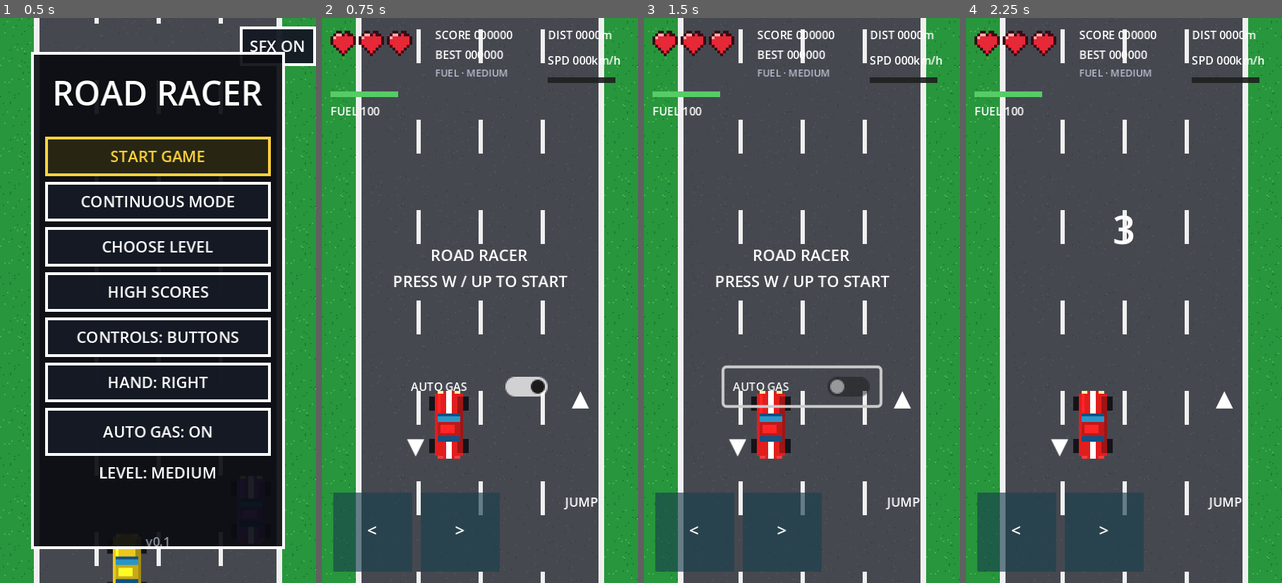
Above: before the commit, frames 1-4 (left to right).
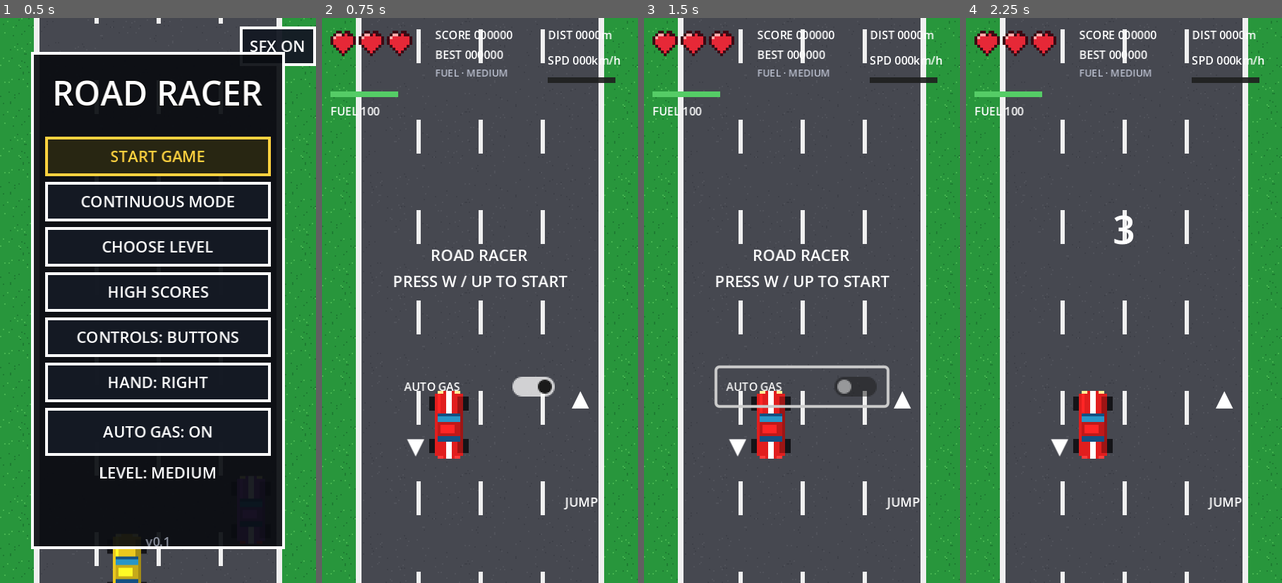
Above: after the commit, the same moments.

Repository: WhySamir/ROAD_RACER
Game: Godot game, scene res://scenes/main_menu.tscn
The game is run twice, just before and just after one commit, with the same random seed, the same clock (stepped at 60 frames per second) and the same inputs.
Inputs (mouse positions are in pixels of both pictures, inside the frame that each line leads up to):
- Up to frame 1 (0.5 s): no input
- Up to frame 2 (0.75 s): click "START GAME" at 0.5 s
- Up to frame 3 (1.5 s): click "AUTO GAS" at 1.25 s
- Up to frame 4 (2.25 s): tap W at 2 s; move the mouse to (1193, 272) at 2.02 s; hold Right (steer_right) from 2.03 s (still down); tap Space (jump) at 2.1 s; click (1193, 272) at 2.17 s

Frame 1 is identical in both runs. In frame 2, 7.4% of the frame differs, in the area x 3-74%, y 63-98%; in frame 3, 7.6%, in the area x 3-78%, y 61-98%; in frame 4, 6.9%.

Commit message:
Rework touch controls: half-screen steering with multi-touch, on-screen pedals, and pause-safe input cleanup

Diff:
--- a/scenes/touch_controls.tscn
+++ b/scenes/touch_controls.tscn
@@ -1,12 +1,6 @@
-[gd_scene load_steps=9 format=3]
+[gd_scene load_steps=5 format=3]
 
 [ext_resource type="Script" path="res://scripts/touch_controls.gd" id="1_touch"]
-
-[sub_resource type="RectangleShape2D" id="RectangleShape2D_left"]
-size = Vector2(56, 56)
-
-[sub_resource type="RectangleShape2D" id="RectangleShape2D_right"]
-size = Vector2(56, 56)
 
 [sub_resource type="RectangleShape2D" id="RectangleShape2D_jump"]
 size = Vector2(64, 64)
@@ -21,7 +15,7 @@
 layer = 0
 script = ExtResource("1_touch")
 
-[node name="ControlsMargin" type="MarginContainer" parent="."]
+[node name="SwipeArea" type="Control" parent="."]
 layout_mode = 3
 anchors_preset = 15
 anchor_right = 1.0
@@ -29,31 +23,6 @@
 grow_horizontal = 2
 grow_vertical = 2
 mouse_filter = 2
-
-[node name="SwipeArea" type="Control" parent="."]
-layout_mode = 3
-anchors_preset = 15
-anchor_right = 1.0
-anchor_bottom = 1.0
-grow_horizontal = 2
-grow_vertical = 2
-mouse_filter = 0
-
-[node name="GasButton" type="Control" parent="SwipeArea"]
-layout_mode = 0
-offset_left = 136.0
-offset_top = 276.0
-offset_right = 200.0
-offset_bottom = 332.0
-mouse_filter = 0
-
-[node name="BrakeButton" type="Control" parent="SwipeArea"]
-layout_mode = 0
-offset_left = 136.0
-offset_top = 340.0
-offset_right = 200.0
-offset_bottom = 396.0
-mouse_filter = 0
 
 [node name="ButtonScheme" type="Control" parent="."]
 visible = false
@@ -64,52 +33,6 @@
 grow_horizontal = 2
 grow_vertical = 2
 mouse_filter = 2
-
-[node name="LeftBack" type="ColorRect" parent="ButtonScheme"]
-offset_left = 8.0
-offset_top = 336.0
-offset_right = 64.0
-offset_bottom = 392.0
-color = Color(0.1, 0.25, 0.3, 0.65)
-mouse_filter = 2
-
-[node name="RightBack" type="ColorRect" parent="ButtonScheme"]
-offset_left = 70.0
-offset_top = 336.0
-offset_right = 126.0
-offset_bottom = 392.0
-color = Color(0.1, 0.25, 0.3, 0.65)
-mouse_filter = 2
-
-[node name="Left" type="TouchScreenButton" parent="ButtonScheme"]
-position = Vector2(36, 364)
-shape = SubResource("RectangleShape2D_left")
-shape_centered = true
-action = "steer_left"
-
-[node name="Label" type="Label" parent="ButtonScheme/Left"]
-offset_left = -18.0
-offset_top = -10.0
-offset_right = 18.0
-offset_bottom = 10.0
-theme_override_font_sizes/font_size = 12
-text = "<"
-horizontal_alignment = 1
-
-[node name="Right" type="TouchScreenButton" parent="ButtonScheme"]
-position = Vector2(98, 364)
-shape = SubResource("RectangleShape2D_right")
-shape_centered = true
-action = "steer_right"
-
-[node name="Label" type="Label" parent="ButtonScheme/Right"]
-offset_left = -18.0
-offset_top = -10.0
-offset_right = 18.0
-offset_bottom = 10.0
-theme_override_font_sizes/font_size = 12
-text = ">"
-horizontal_alignment = 1
 
 [node name="Jump" type="TouchScreenButton" parent="ButtonScheme"]
 position = Vector2(184, 344)
@@ -175,22 +98,13 @@
 mouse_filter = 2
 
 [node name="AutoAccelerate" type="CheckButton" parent="Options"]
-offset_left = 58.0
+offset_left = 52.0
 offset_top = 238.0
-offset_right = 168.0
+offset_right = 172.0
 offset_bottom = 264.0
 theme_override_font_sizes/font_size = 8
 text = "AUTO GAS"
 button_pressed = false
-
-[node name="Overlay" type="Control" parent="."]
-layout_mode = 3
-anchors_preset = 15
-anchor_right = 1.0
-anchor_bottom = 1.0
-grow_horizontal = 2
-grow_vertical = 2
-mouse_filter = 2
 
 [node name="HintOverlay" type="Control" parent="."]
 visible = false
@@ -219,7 +133,7 @@
 offset_bottom = 142.0
 theme_override_colors/font_color = Color(1, 0.824, 0.247, 1)
 theme_override_font_sizes/font_size = 12
-text = "SWIPE CONTROLS"
+text = "TOUCH CONTROLS"
 horizontal_alignment = 1
 
 [node name="Steer" type="Label" parent="HintOverlay"]
@@ -228,8 +142,8 @@
 offset_right = 212.0
 offset_bottom = 172.0
 theme_override_colors/font_color = Color(1, 1, 1, 1)
-theme_override_font_sizes/font_size = 11
-text = "◄ SWIPE ►  STEER"
+theme_override_font_sizes/font_size = 10
+text = "TOUCH LEFT / RIGHT SIDE TO STEER"
 horizontal_alignment = 1
 
 [node name="Jump" type="Label" parent="HintOverlay"]
@@ -239,7 +153,7 @@
 offset_bottom = 196.0
 theme_override_colors/font_color = Color(1, 1, 1, 1)
 theme_override_font_sizes/font_size = 11
-text = "▲ SWIPE UP  JUMP"
+text = "SWIPE UP  JUMP"
 horizontal_alignment = 1
 
 [node name="Pedals" type="Label" parent="HintOverlay"]
--- a/scripts/touch_controls.gd
+++ b/scripts/touch_controls.gd
@@ -1,11 +1,12 @@
 extends CanvasLayer
 
-## Touch/mouse input for mobile. Both control schemes emit the shared InputMap
-## actions (steer_left, steer_right, accelerate, brake, jump) so player.gd only
-## ever reads Input actions. Layout is recomputed from ScreenMetrics.view_size so
-## controls stay pinned to the bottom corners of any phone or tablet canvas.
-
-const SWIPE_DEAD_ZONE_PX: float = 14.0
+## Touch/mouse input for mobile.
+##
+## Steering is screen-wide: touching or holding the left half of the screen
+## steers left, the right half steers right, and dragging across the middle
+## switches sides. Multiple fingers work (steer left while holding gas), and a
+## touch that starts on the gas, brake or jump button never steers.
+
 const SWIPE_JUMP_DISTANCE_PX: float = 40.0
 const JUMP_HOLD_FRAMES: int = 2
 const GLOW_MIN_ALPHA: float = 0.45
@@ -13,32 +14,30 @@
 const GLOW_PULSE_SPEED: float = 7.0
 const HINT_DURATION: float = 3.0
 
-const STEER_LEFT_OFFSET: float = 36.0
-const STEER_RIGHT_OFFSET: float = 98.0
-const STEER_BOTTOM_OFFSET: float = 36.0
-const STEER_BUTTON_SIZE: float = 56.0
 const JUMP_RIGHT_OFFSET: float = 40.0
 const JUMP_BOTTOM_OFFSET: float = 56.0
 const GAS_OFFSET: Vector2 = Vector2(0.0, -78.0)
 const BRAKE_OFFSET: Vector2 = Vector2(-117.0, -44.0)
 const PEDAL_HALF_SIZE: Vector2 = Vector2(28.0, 21.0)
-const SWIPE_ZONE_PADDING: float = 8.0
+const JUMP_HALF_SIZE: Vector2 = Vector2(32.0, 32.0)
+const PEDAL_ZONE_PADDING: float = 8.0
+const JUMP_ZONE_PADDING: float = 4.0
 
 const HINT_TOP_RATIO: float = 0.22
 const HINT_ROW_HEIGHT: float = 24.0
 const HINT_SIDE_MARGIN: float = 12.0
 const OPTIONS_Y_RATIO: float = 0.62
-const OPTIONS_SIZE: Vector2 = Vector2(110.0, 26.0)
+const OPTIONS_SIZE: Vector2 = Vector2(120.0, 26.0)
+
+const LEFT_SIDE: int = -1
+const NO_SIDE: int = 0
+const RIGHT_SIDE: int = 1
 
 @onready var _swipe_area: Control = $SwipeArea
 @onready var _button_scheme: Control = $ButtonScheme
-@onready var _steer_left: TouchScreenButton = $ButtonScheme/Left
-@onready var _steer_right: TouchScreenButton = $ButtonScheme/Right
 @onready var _jump: TouchScreenButton = $ButtonScheme/Jump
 @onready var _gas: TouchScreenButton = $ButtonScheme/Gas
 @onready var _brake: TouchScreenButton = $ButtonScheme/Brake
-@onready var _left_back: ColorRect = $ButtonScheme/LeftBack
-@onready var _right_back: ColorRect = $ButtonScheme/RightBack
 @onready var _jump_glow: ColorRect = $ButtonScheme/Jump/Glow
 @onready var _auto_toggle: CheckButton = $Options/AutoAccelerate
 @onready var _options: Control = $Options
@@ -53,11 +52,14 @@
 
 var auto_accelerate: bool = false
 
+var _touch_sides: Dictionary = {}
+var _touch_pedals: Dictionary = {}
+var _left_holds: int = 0
+var _right_holds: int = 0
 var _swipe_index: int = -1
 var _swipe_start: Vector2 = Vector2.ZERO
 var _swipe_jump_used: bool = false
-var _swipe_accelerating: bool = false
-var _swipe_braking: bool = false
+var _jump_zone: Rect2 = Rect2()
 var _gas_zone: Rect2 = Rect2()
 var _brake_zone: Rect2 = Rect2()
 var _jump_hold_frames: int = 0
@@ -94,23 +96,20 @@
 	_update_auto_accelerate()
 
 func _input(event: InputEvent) -> void:
-	if not _swipe_area.visible:
+	if get_tree().paused:
 		return
 	if event is InputEventScreenTouch:
 		var touch: InputEventScreenTouch = event
 		if touch.pressed:
-			if _swipe_index != -1:
-				return
 			if _hint_overlay.visible:
 				_dismiss_hint()
 				return
-			_begin_swipe(touch.index, touch.position)
-		elif touch.index == _swipe_index:
-			_end_swipe()
+			_begin_touch(touch.index, touch.position)
+		else:
+			_end_touch(touch.index)
 	elif event is InputEventScreenDrag:
 		var drag: InputEventScreenDrag = event
-		if drag.index == _swipe_index:
-			_update_swipe(drag.position)
+		_update_touch(drag.index, drag.position)
 
 func _notification(what: int) -> void:
 	if what == NOTIFICATION_APPLICATION_FOCUS_OUT:
@@ -123,6 +122,113 @@
 			_paused_by_focus = false
 			get_tree().paused = false
 			AudioManager.set_paused(false)
+	elif what == NOTIFICATION_PAUSED:
+		# A finger held during pause never sends its release, so drop all holds.
+		_clear_touches()
+
+func _begin_touch(index: int, position: Vector2) -> void:
+	if _touch_sides.has(index) or _touch_pedals.has(index):
+		return
+	if _is_swipe_scheme():
+		if _gas_zone.has_point(position):
+			_hold_pedal(index, &"accelerate")
+			return
+		if _brake_zone.has_point(position):
+			_hold_pedal(index, &"brake")
+			return
+	elif _jump_zone.has_point(position) or _gas_zone.has_point(position) or _brake_zone.has_point(position):
+		# The on-screen pedals and jump button own these touches.
+		return
+	_begin_steer(index, position)
+
+func _update_touch(index: int, position: Vector2) -> void:
+	if _touch_sides.has(index):
+		_apply_steer(index, position)
+		if index == _swipe_index:
+			_check_swipe_jump(position)
+
+func _end_touch(index: int) -> void:
+	if _touch_sides.has(index):
+		_set_steer_side(index, NO_SIDE)
+		_touch_sides.erase(index)
+	if _touch_pedals.has(index):
+		Input.action_release(_touch_pedals[index] as StringName)
+		_touch_pedals.erase(index)
+	if index == _swipe_index:
+		_swipe_index = -1
+		_swipe_jump_used = false
+
+func _begin_steer(index: int, position: Vector2) -> void:
+	_touch_sides[index] = NO_SIDE
+	_apply_steer(index, position)
+	# The first finger owns the swipe-up gesture; extra fingers only steer.
+	if _is_swipe_scheme() and _swipe_index == -1:
+		_swipe_index = index
+		_swipe_start = position
+		_swipe_jump_used = false
+
+func _apply_steer(index: int, position: Vector2) -> void:
+	var side: int = LEFT_SIDE if position.x < ScreenMetrics.view_size.x * 0.5 else RIGHT_SIDE
+	if int(_touch_sides.get(index, NO_SIDE)) == side:
+		return
+	_set_steer_side(index, side)
+
+## Ref-counted so two fingers on the same side keep steering until both lift.
+func _set_steer_side(index: int, side: int) -> void:
+	var previous: int = int(_touch_sides.get(index, NO_SIDE))
+	if previous == side:
+		return
+	if previous == LEFT_SIDE:
+		_left_holds = maxi(_left_holds - 1, 0)
+	elif previous == RIGHT_SIDE:
+		_right_holds = maxi(_right_holds - 1, 0)
+	_touch_sides[index] = side
+	if side == LEFT_SIDE:
+		_left_holds += 1
+	elif side == RIGHT_SIDE:
+		_right_holds += 1
+	_sync_steer_actions()
+
+func _sync_steer_actions() -> void:
+	if _left_holds > 0:
+		Input.action_press("steer_left")
+	else:
+		Input.action_release("steer_left")
+	if _right_holds > 0:
+		Input.action_press("steer_right")
+	else:
+		Input.action_release("steer_right")
+
+func _check_swipe_jump(position: Vector2) -> void:
+	if _swipe_jump_used:
+		return
+	if _swipe_start.y - position.y < SWIPE_JUMP_DISTANCE_PX:
+		return
+	_swipe_jump_used = true
+	Input.action_press("jump")
+	_jump_hold_frames = JUMP_HOLD_FRAMES
+
+func _hold_pedal(index: int, action: StringName) -> void:
+	if _touch_pedals.has(index):
+		return
+	_touch_pedals[index] = action
+	Input.action_press(action)
+
+func _clear_touches() -> void:
+	for index: int in _touch_sides.keys():
+		_set_steer_side(index, NO_SIDE)
+	_touch_sides.clear()
+	for index: int in _touch_pedals.keys():
+		Input.action_release(_touch_pedals[index] as StringName)
+	_touch_pedals.clear()
+	_left_holds = 0
+	_right_holds = 0
+	_sync_steer_actions()
+	_swipe_index = -1
+	_swipe_jump_used = false
+	if _jump_hold_frames > 0:
+		_jump_hold_frames = 0
+		Input.action_release("jump")
 
 func _update_auto_accelerate() -> void:
 	# Braking overrides auto-gas so the brake button stays usable.
@@ -134,54 +240,13 @@
 		Input.action_release("accelerate")
 		_auto_action_pressed = false
 
-func _begin_swipe(index: int, position: Vector2) -> void:
-	_swipe_index = index
-	_swipe_start = position
-	_swipe_jump_used = false
-	_swipe_accelerating = false
-	_swipe_braking = false
-	if _gas_zone.has_point(position) and not Input.is_action_pressed("accelerate"):
-		_swipe_accelerating = true
-		Input.action_press("accelerate")
-	elif _brake_zone.has_point(position):
-		_swipe_braking = true
-		Input.action_press("brake")
-
-func _update_swipe(position: Vector2) -> void:
-	var horizontal: float = position.x - _swipe_start.x
-	if horizontal <= -SWIPE_DEAD_ZONE_PX:
-		Input.action_press("steer_left")
-		Input.action_release("steer_right")
-	elif horizontal >= SWIPE_DEAD_ZONE_PX:
-		Input.action_press("steer_right")
-		Input.action_release("steer_left")
-	else:
-		Input.action_release("steer_left")
-		Input.action_release("steer_right")
-	if not _swipe_jump_used and _swipe_start.y - position.y >= SWIPE_JUMP_DISTANCE_PX:
-		_swipe_jump_used = true
-		Input.action_press("jump")
-		_jump_hold_frames = JUMP_HOLD_FRAMES
-
-func _end_swipe() -> void:
-	_swipe_index = -1
-	_swipe_jump_used = false
-	Input.action_release("steer_left")
-	Input.action_release("steer_right")
-	if _swipe_accelerating:
-		Input.action_release("accelerate")
-		_swipe_accelerating = false
-	if _swipe_braking:
-		Input.action_release("brake")
-		_swipe_braking = false
-	if _jump_hold_frames > 0:
-		_jump_hold_frames = 0
-		Input.action_release("jump")
+func _is_swipe_scheme() -> bool:
+	return GameState.control_scheme == GameState.ControlScheme.SWIPE
 
 func _refresh_layout() -> void:
-	var swipe_scheme: bool = GameState.control_scheme == GameState.ControlScheme.SWIPE
+	var swipe_scheme: bool = _is_swipe_scheme()
 	if _swipe_area.visible != swipe_scheme:
-		_end_swipe()
+		_clear_touches()
 	_swipe_area.visible = swipe_scheme
 	_button_scheme.visible = not swipe_scheme
 	_layout_buttons()
@@ -191,37 +256,24 @@
 func _layout_buttons() -> void:
 	var view: Vector2 = ScreenMetrics.view_size
 	var bottom: float = view.y - ScreenMetrics.safe_bottom
-	var steer_y: float = bottom - STEER_BOTTOM_OFFSET
 	var jump: Vector2
-	var steer_left: Vector2
-	var steer_right: Vector2
 	var brake_offset: Vector2 = BRAKE_OFFSET
 	var left_handed: bool = GameState.hand_side == GameState.HandSide.LEFT
 	if left_handed:
-		# Mirror the whole cluster: pedals bottom-left, steering pad bottom-right.
 		jump = Vector2(ScreenMetrics.safe_left + JUMP_RIGHT_OFFSET, bottom - JUMP_BOTTOM_OFFSET)
-		steer_left = Vector2(view.x - ScreenMetrics.safe_right - STEER_RIGHT_OFFSET, steer_y)
-		steer_right = Vector2(view.x - ScreenMetrics.safe_right - STEER_LEFT_OFFSET, steer_y)
 		brake_offset = Vector2(-BRAKE_OFFSET.x, BRAKE_OFFSET.y)
 	else:
 		jump = Vector2(view.x - ScreenMetrics.safe_right - JUMP_RIGHT_OFFSET, bottom - JUMP_BOTTOM_OFFSET)
-		steer_left = Vector2(ScreenMetrics.safe_left + STEER_LEFT_OFFSET, steer_y)
-		steer_right = Vector2(ScreenMetrics.safe_left + STEER_RIGHT_OFFSET, steer_y)
 	var gas: Vector2 = jump + GAS_OFFSET
 	var brake: Vector2 = jump + brake_offset
-	_steer_left.position = steer_left
-	_steer_right.position = steer_right
 	_jump.position = jump
 	_gas.position = gas
 	_brake.position = brake
-	_left_back.position = steer_left - Vector2(STEER_BUTTON_SIZE, STEER_BUTTON_SIZE) * 0.5
-	_left_back.size = Vector2(STEER_BUTTON_SIZE, STEER_BUTTON_SIZE)
-	_right_back.position = steer_right - Vector2(STEER_BUTTON_SIZE, STEER_BUTTON_SIZE) * 0.5
-	_right_back.size = Vector2(STEER_BUTTON_SIZE, STEER_BUTTON_SIZE)
-	# Swipe zones follow the pedals so both schemes share the same muscle memory.
-	var zone_size: Vector2 = PEDAL_HALF_SIZE * 2.0 + Vector2(SWIPE_ZONE_PADDING, SWIPE_ZONE_PADDING) * 2.0
-	_gas_zone = Rect2(gas - zone_size * 0.5, zone_size)
-	_brake_zone = Rect2(brake - zone_size * 0.5, zone_size)
+	var pedal_zone_size: Vector2 = PEDAL_HALF_SIZE * 2.0 + Vector2(PEDAL_ZONE_PADDING, PEDAL_ZONE_PADDING) * 2.0
+	_gas_zone = Rect2(gas - pedal_zone_size * 0.5, pedal_zone_size)
+	_brake_zone = Rect2(brake - pedal_zone_size * 0.5, pedal_zone_size)
+	var jump_zone_size: Vector2 = JUMP_HALF_SIZE * 2.0 + Vector2(JUMP_ZONE_PADDING, JUMP_ZONE_PADDING) * 2.0
+	_jump_zone = Rect2(jump - jump_zone_size * 0.5, jump_zone_size)
 
 func _layout_hint() -> void:
 	var view: Vector2 = ScreenMetrics.view_size
@@ -247,8 +299,8 @@
 func _on_phase_changed(value: String) -> void:
 	_options.visible = value == "MENU"
 	if value != "PLAYING":
-		_end_swipe()
-	if _swipe_area.visible and value == "PLAYING" and not GameState.seen_swipe_hint:
+		_clear_touches()
+	if _is_swipe_scheme() and value == "PLAYING" and not GameState.seen_swipe_hint:
 		_show_hint()
 	else:
 		_hint_overlay.visible = false
Not shown, changed: export_presets.cfg
